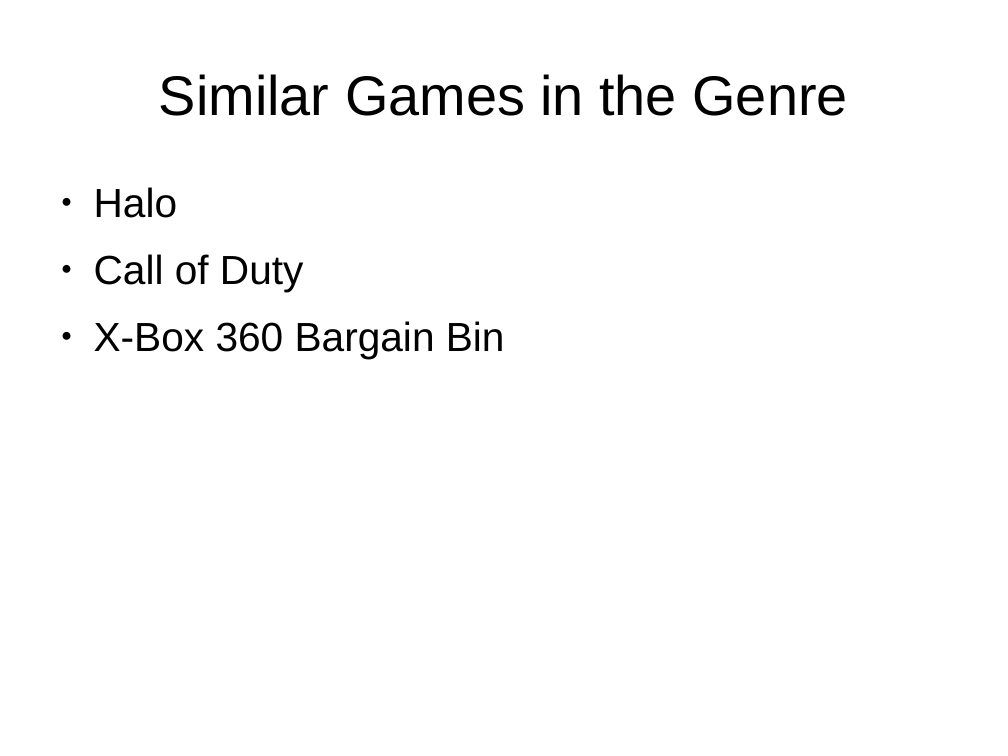
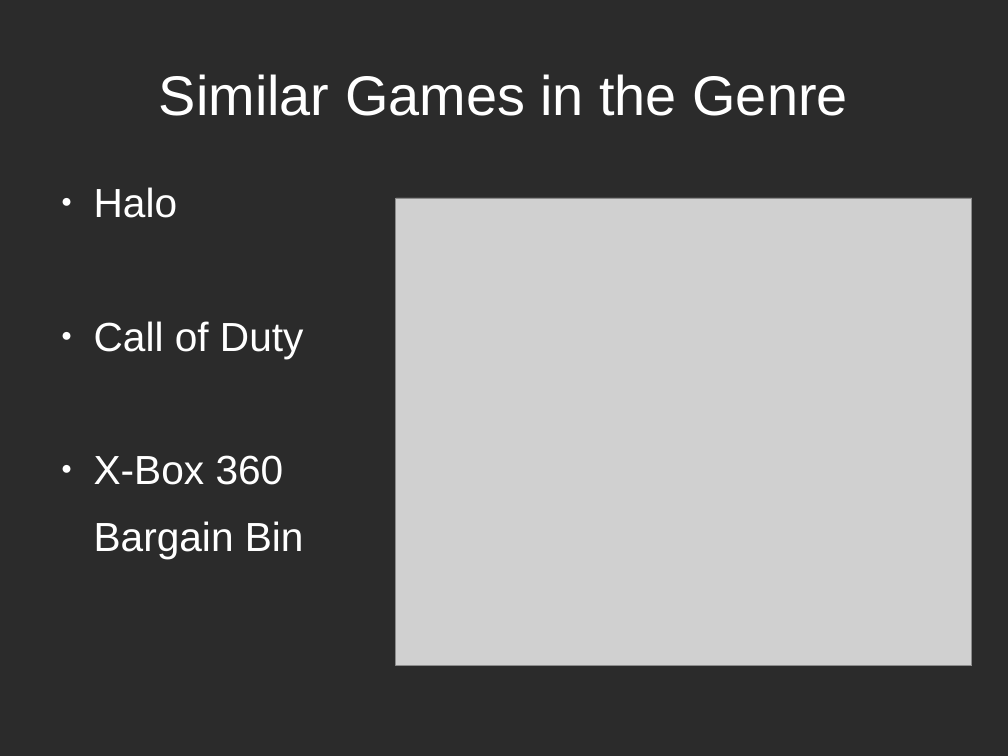
Before and after one commit to bobby-vandiver/cs485-xna-final, a slide deck: slide 2 of team3.odp. Drawn at 1008x756 pixels with LibreOffice and Linux fonts; fonts in the diff are those of the drawing; grey boxes stand for pictures; background and template pictures are left out; a plain dark background stands for a picture behind light text. Boxes give left, top, right and bottom in pixels: in the first picture for what was removed or moved away, otherwise in the second. Text is boxed around its words. In the diff, an @@ line names an element or a change of style, - is before the commit and + after.

Commit message:
Adding background to presentation.

```diff
--- a/team3.odp
+++ b/team3.odp
@@ background #FFFFFF to picture (left out) @@
@@ title "Similar Games in the Genre" at <box>159,74,848,116</box>: text colour #000000 to #FFFFFF @@
@@ text at <box>94,187,304,358</box>: text colour #000000 to #FFFFFF in "Halo", "Call of Duty"; bullet colour #000000 to #FFFFFF @@
@@ picture added at <box>396,198,972,667</box> @@
@@ text at <box>94,455,304,559</box>: text changed; text colour #000000 to #FFFFFF @@
-● X-Box 360 Bargain Bin
+● X-Box 360
+Bargain Bin
```
Also in this commit, not shown: 13 other slides changed.
